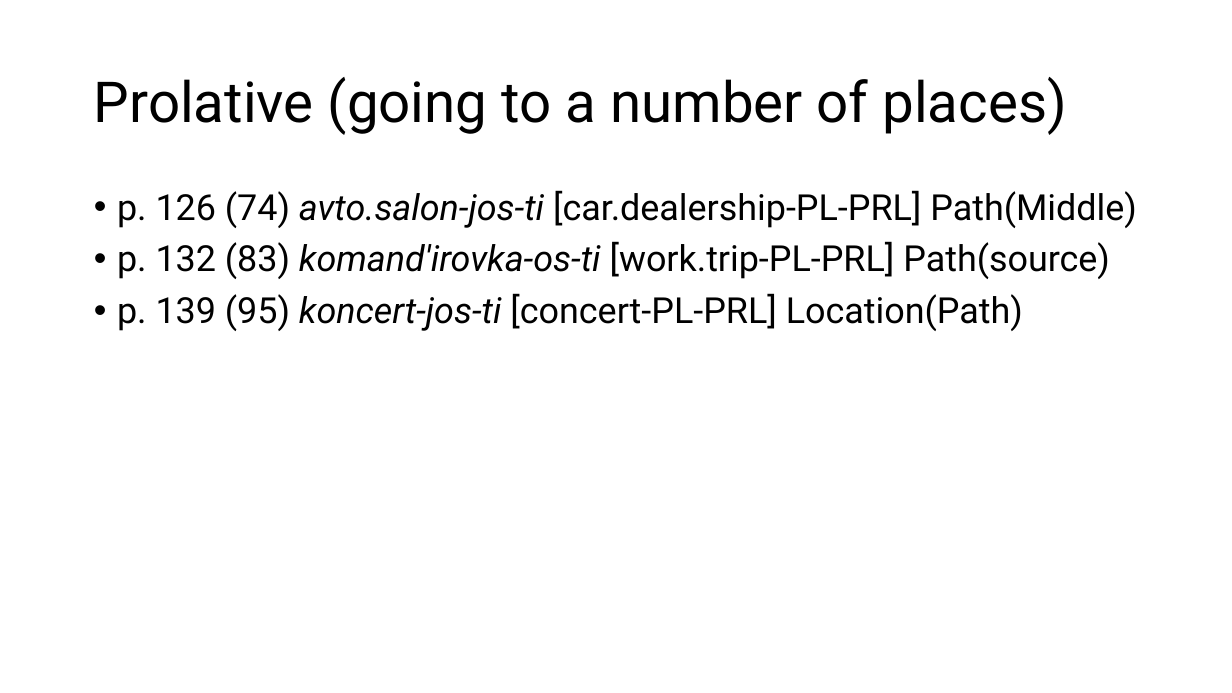
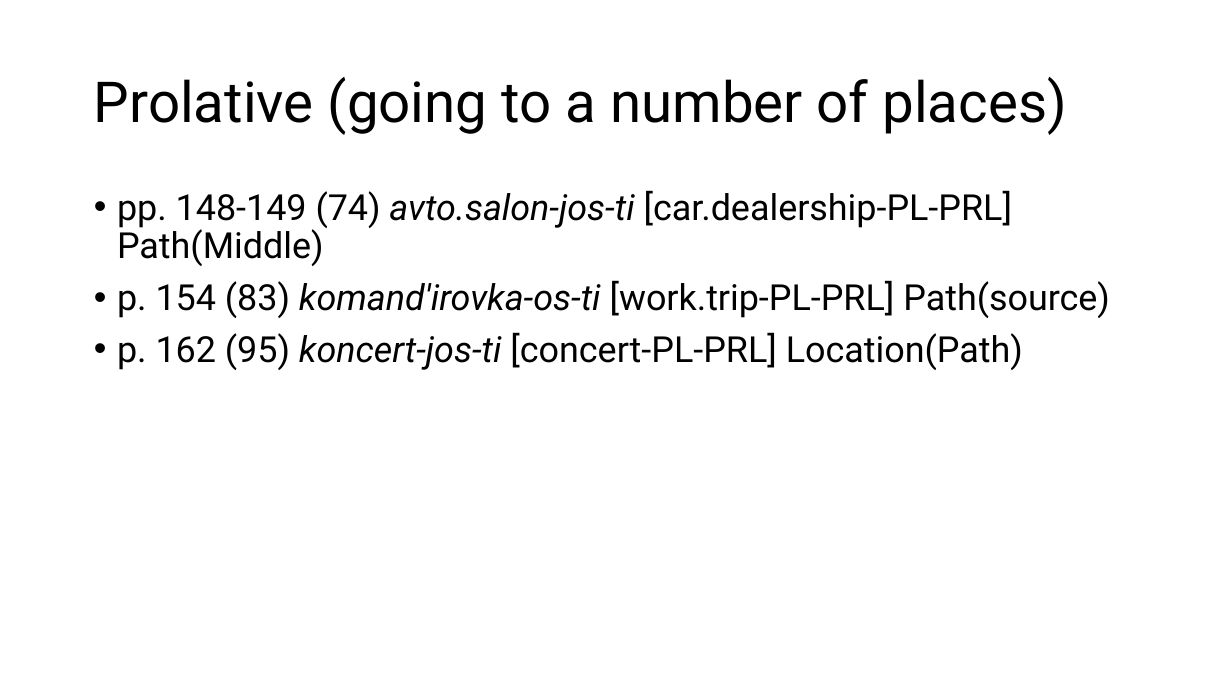
Before and after one commit to lajanda/lajanda.github.io, a slide deck: slide 24 of conference presentations/Defense_Erkkila.pptx (slide 22 before the commit). Drawn at 1232x693 pixels with LibreOffice and Linux fonts; fonts in the diff are those of the drawing. Boxes give left, top, right and bottom in pixels: in the first picture for what was removed or moved away, otherwise in the second. Text is boxed around its words. In the diff, an @@ line names an element or a change of style, - is before the commit and + after.

```diff
--- a/conference presentations/Defense_Erkkila.pptx
+++ b/conference presentations/Defense_Erkkila.pptx
@@ text at (x1=117, y1=190, x2=1110, y2=370): text changed @@
-• p. 126 (74) avto.salon-jos-ti [car.dealership-PL-PRL] Path(Middle)
-• p. 132 (83) komand'irovka-os-ti [work.trip-PL-PRL] Path(source)
-• p. 139 (95) koncert-jos-ti [concert-PL-PRL] Location(Path)
+• pp. 148-149 (74) avto.salon-jos-ti [car.dealership-PL-PRL] Path(Middle)
+• p. 154 (83) komand'irovka-os-ti [work.trip-PL-PRL] Path(source)
+• p. 162 (95) koncert-jos-ti [concert-PL-PRL] Location(Path)
```
Also in this commit, not shown: 17 other slides changed, 6 slides added, 1 slide removed, 1 other file.
